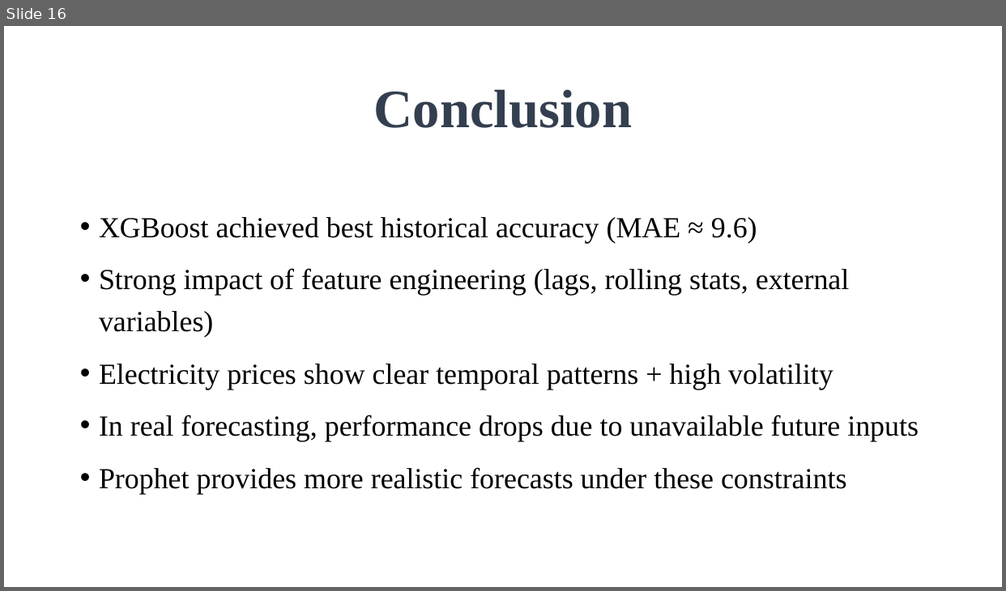
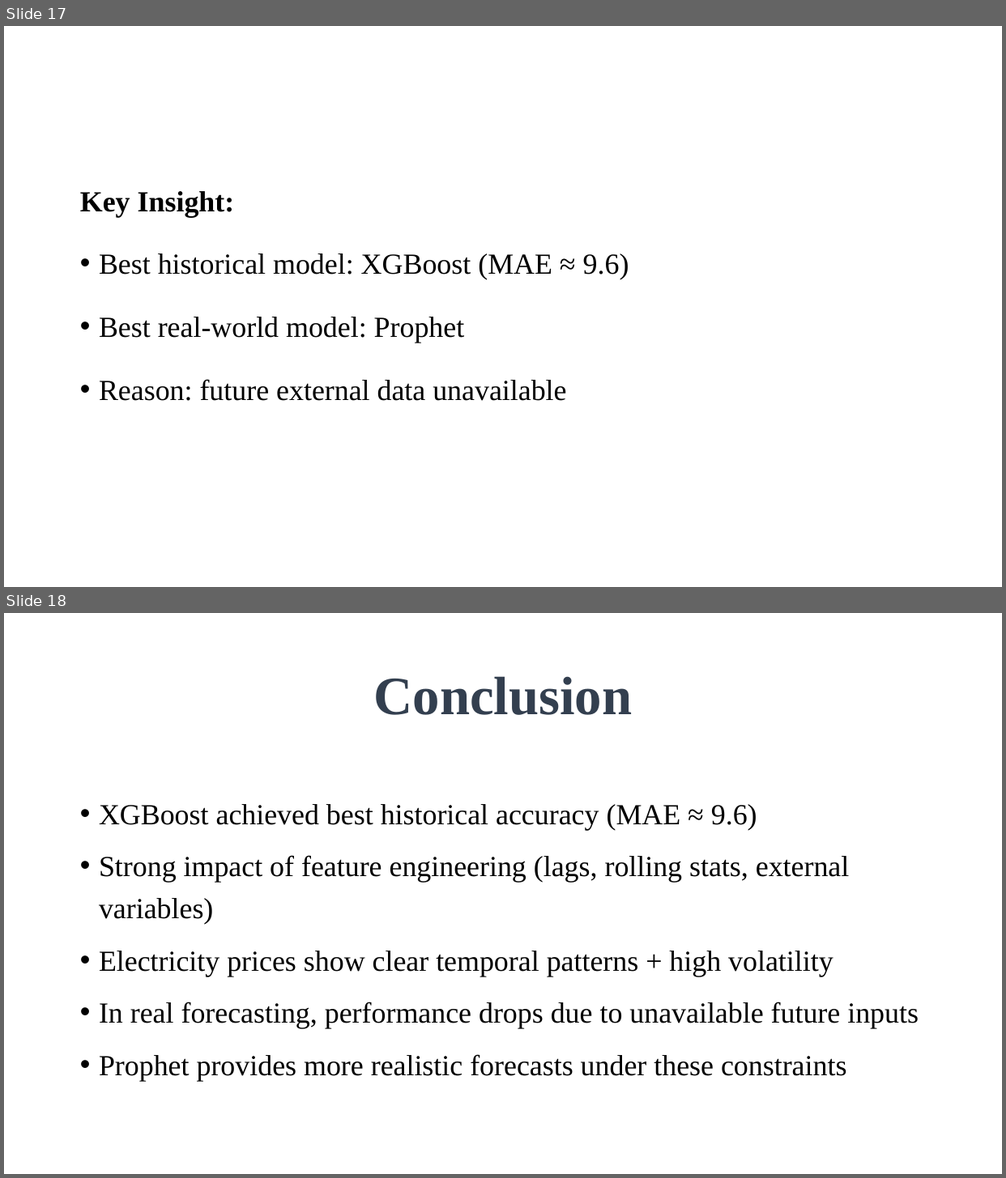
Before and after one commit to Kanakjyoti/electricity-price-forecasting-germany, a slide deck: docs/presentation.pptx. Shown one above the other, each under a label of ours: slide 16 before the commit, slides 17 and 18 after it. The pictures are 1006x591 and 1006x1178 pixels, drawn with LibreOffice and Linux fonts; fonts in the diff are those of the drawing. Boxes give left, top, right and bottom in pixels: in the first picture for what was removed or moved away, otherwise in the second. Text is boxed around its words. In the diff, an @@ line names an element or a change of style, - is before the commit and + after.

Commit message:
Ppt upload

```diff
--- a/docs/presentation.pptx
+++ b/docs/presentation.pptx
@@ slide 17 added at bbox=[4, 26, 1002, 587], background #FFFFFF @@
@@ text added at bbox=[80, 191, 629, 401], 28 pt, text #000000 @@
+Key Insight:
+• Best historical model: XGBoost (MAE ≈ 9.6)
+• Best real-world model: Prophet
+• Reason: future external data unavailable
@@ what was slide 16 is now slide 18 @@
```
Also in this commit, not shown: 1 other slide added.
